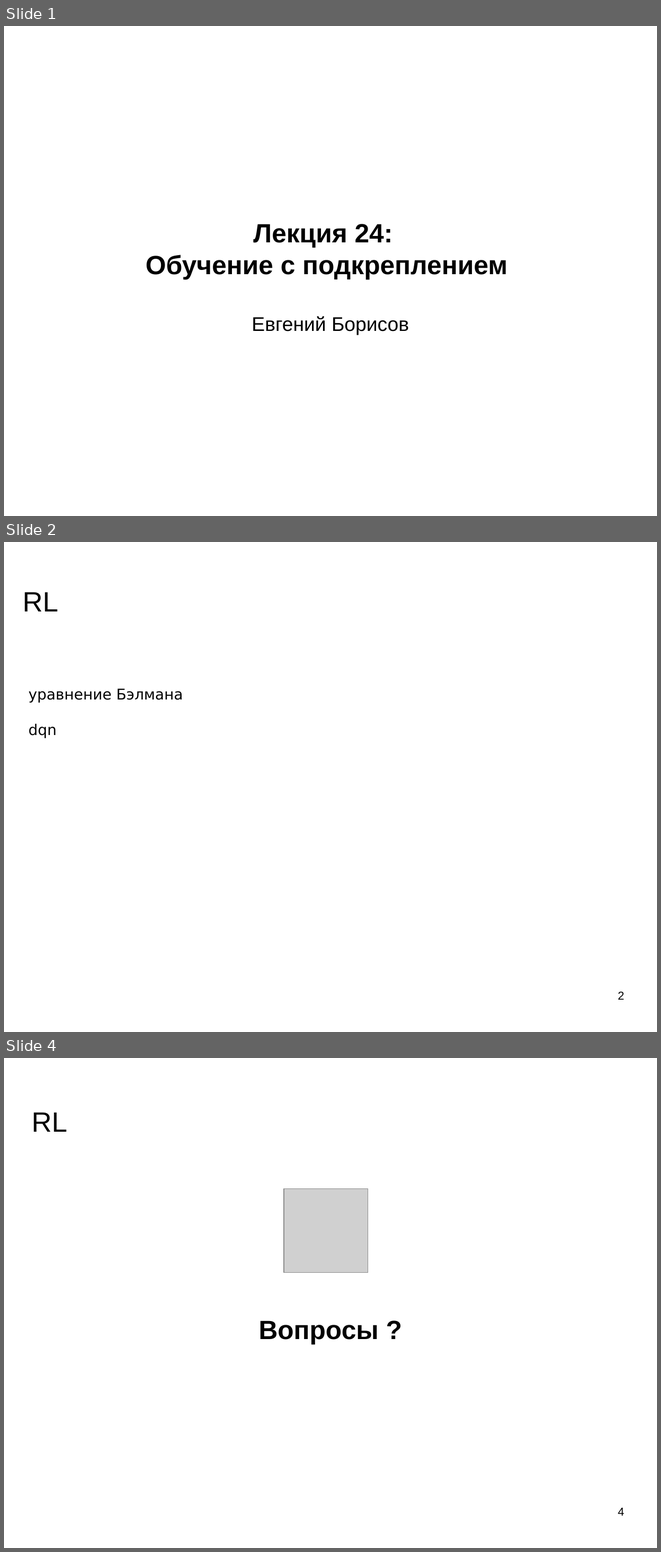
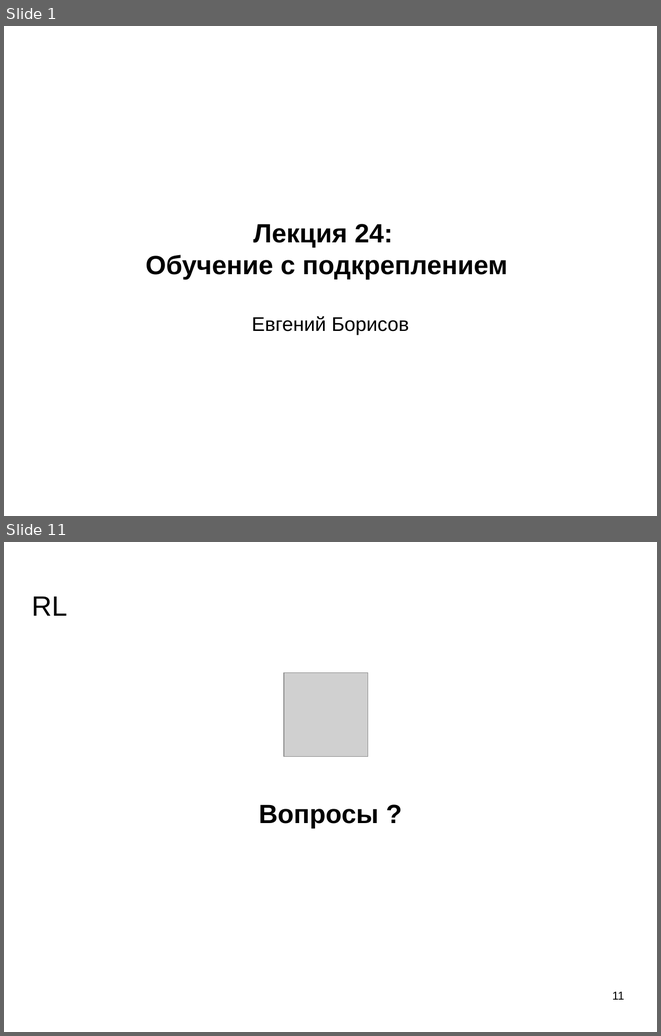
Before and after one commit to mechanoid5/ml_lectorium_legacy, a slide deck: 24-rl-dqn.odp. Shown one above the other, each under a label of ours: slides 1, 2 and 4 before the commit, slides 1 and 11 after it; the slides between them are not shown. The pictures are 661x1552 and 661x1036 pixels, drawn with LibreOffice and Linux fonts; fonts in the diff are those of the drawing; grey boxes stand for pictures; background and template pictures are left out. Boxes give left, top, right and bottom in pixels: in the first picture for what was removed or moved away, otherwise in the second. Text is boxed around its words. In the diff, an @@ line names an element or a change of style, - is before the commit and + after.

```diff
--- a/24-rl-dqn.odp
+++ b/24-rl-dqn.odp
@@ slide 2 removed at bbox=[4, 542, 657, 1032], background picture (left out) @@
@@ title removed at bbox=[23, 592, 58, 611] @@
-RL
@@ text removed at bbox=[28, 688, 183, 738] @@
-уравнение Бэлмана
-dqn
@@ page number removed at bbox=[618, 991, 624, 999] @@
-2
@@ what was slide 4 is now slide 11 @@
@@ page number at bbox=[612, 991, 625, 999]: text changed @@
-4
+11
```
Also in this commit, not shown: 1 slide changed, 8 slides added.
